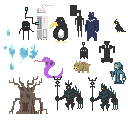
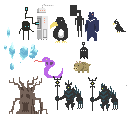
Two versions of the same layered image (w=128, h=128). Layer-by-layer changes:
painted on "圖層 4" over [99, 41, 127, 86]
